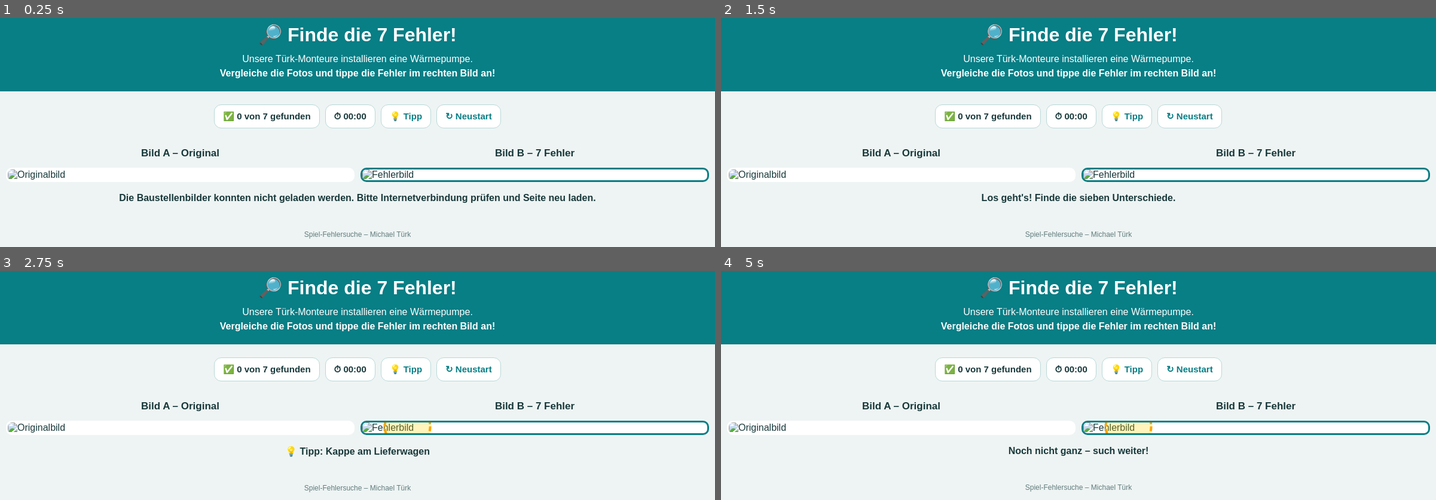
Above: before the commit, frames 1-4 (two rows, left to right).
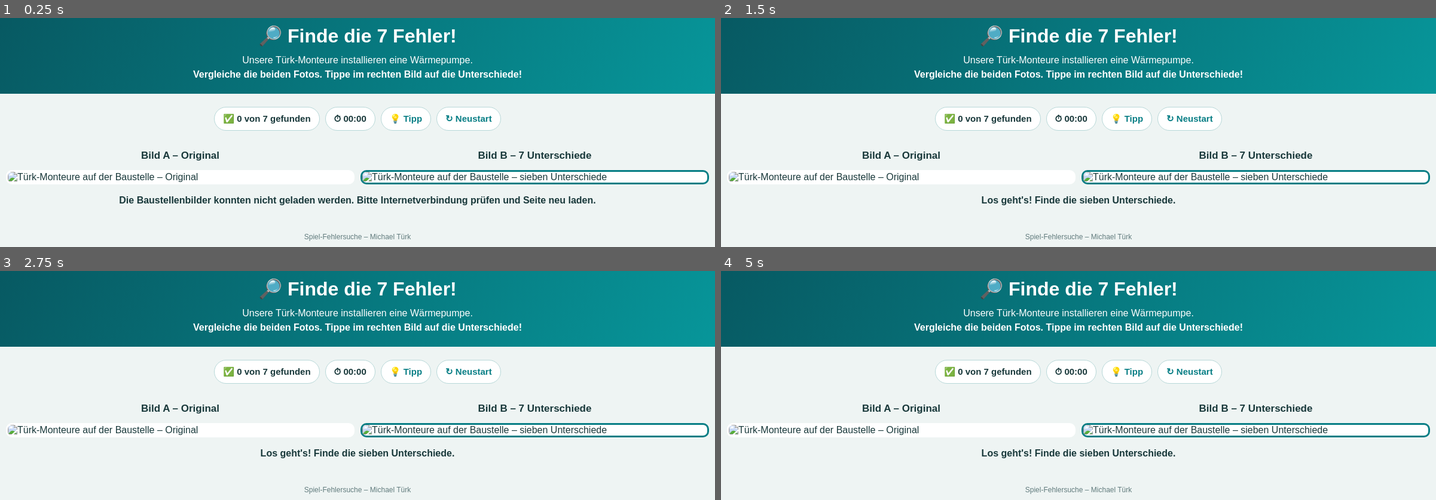
Above: after the commit, the same moments.

Repository: buerotuerk/Spiel-Fehlersuche
Game: browser game, page index.html
The game is run twice, just before and just after one commit, with the same random seed, the same clock (stepped at 60 frames per second) and the same inputs.
Inputs (mouse positions are in pixels of both pictures, inside the frame that each line leads up to; where the layout moved, square brackets give the same spot in the first picture):
- Up to frame 1 (0.25 s): no input
- Up to frame 2 (1.5 s): click "↻ Neustart" at 1.27 s
- Up to frame 3 (2.75 s): click (536, 431) [536, 426] at 1.87 s; click "💡 Tipp" at 2.02 s; click "💡 Tipp" at 2.47 s
- Up to frame 4 (5 s): click "↻ Neustart" at 3.07 s; click (1257, 431) [1257, 426] at 3.67 s; click "↻ Neustart" at 4.27 s; click "💡 Tipp" at 4.52 s; click (1257, 431) [1257, 426] at 4.87 s

The runs differ from the first frame. In frame 1, 14% of the frame differs, in the area x 0-100%, y 0-98%; in frame 2, 14%; in frame 3, 14%; in frame 4, 14%.

Commit message:
Update index.html

Diff:
--- a/index.html
+++ b/index.html
@@ -4,25 +4,51 @@
 <head>
 <meta charset="UTF-8">
 <meta name="viewport" content="width=device-width, initial-scale=1">
-<title>Spiel-Fehlersuche – Michael Türk</title>
-<meta name="description" content="Finde sieben Fehler auf der Türk-Baustelle.">
+
+<title>🔎 Spiel-Fehlersuche | Michael Türk</title>
+<meta name="description" content="Finde die 7 Fehler! Unsere Türk-Monteure installieren eine Wärmepumpe. Kannst du alle Unterschiede entdecken?">
+
+<meta property="og:type" content="website">
+<meta property="og:locale" content="de_DE">
+<meta property="og:site_name" content="Türk Spiel-Fehlersuche">
+<meta property="og:title" content="🔎 Hier das 7-Fehler-Spiel spielen!">
+<meta property="og:description" content="Unsere Türk-Monteure installieren eine Wärmepumpe. Finde die 7 Unterschiede und knacke das Rätsel!">
+<meta property="og:url" content="https://buerotuerk.github.io/Spiel-Fehlersuche/">
+
+<meta name="twitter:card" content="summary">
+<meta name="twitter:title" content="🔎 Spiel-Fehlersuche – Michael Türk">
+<meta name="twitter:description" content="Entdecke die 7 Fehler auf unserer Baustelle!">
+
 <style>
 * { box-sizing: border-box; }
+
 body {
   margin: 0;
-  font-family: Arial, sans-serif;
+  font-family: Arial, Helvetica, sans-serif;
   background: #eef4f3;
   color: #18383a;
 }
+
 header {
-  background: #087e85;
+  background: linear-gradient(120deg,#075962,#07969a);
   color: white;
   text-align: center;
-  padding: 18px 12px;
-}
+  padding: 20px 12px;
+}
+
 h1 { margin: 0 0 10px; }
-header p { margin: 0; line-height: 1.5; }
-main { max-width: 1600px; margin: auto; padding: 12px; }
+
+header p {
+  margin: 0;
+  line-height: 1.5;
+}
+
+main {
+  max-width: 1600px;
+  margin: auto;
+  padding: 12px;
+}
+
 .controls {
   display: flex;
   justify-content: center;
@@ -30,22 +56,39 @@
   gap: 9px;
   margin: 10px 0 18px;
 }
-.controls span, button {
+
+.controls span,
+button {
   background: white;
   border: 1px solid #b8d8d8;
-  border-radius: 12px;
+  border-radius: 20px;
   padding: 10px 14px;
   font-size: 15px;
   font-weight: bold;
 }
-button { cursor: pointer; color: #087e85; }
+
+button {
+  cursor: pointer;
+  color: #087e85;
+}
+
+button:hover {
+  background: #dff6f3;
+}
+
 .images {
   display: grid;
-  grid-template-columns: 1fr 1fr;
+  grid-template-columns: minmax(0,1fr) minmax(0,1fr);
   gap: 10px;
 }
+
 .panel { min-width: 0; }
-.panel h2 { text-align: center; font-size: 17px; }
+
+.panel h2 {
+  text-align: center;
+  font-size: 17px;
+}
+
 .picture {
   position: relative;
   border: 3px solid white;
@@ -53,13 +96,21 @@
   overflow: hidden;
   background: white;
 }
+
 .picture img {
   width: 100%;
   height: auto;
   display: block;
   pointer-events: none;
-}
-#right { border-color: #087e85; cursor: crosshair; }
+  user-select: none;
+}
+
+#right {
+  border-color: #087e85;
+  cursor: crosshair;
+  touch-action: manipulation;
+}
+
 .marker {
   position: absolute;
   transform: translate(-50%, -50%);
@@ -75,6 +126,7 @@
   place-items: center;
   pointer-events: none;
 }
+
 .hint {
   position: absolute;
   transform: translate(-50%, -50%);
@@ -85,22 +137,26 @@
   background: #ffd70044;
   pointer-events: none;
 }
+
 #status {
   text-align: center;
   font-weight: bold;
   margin: 18px 0;
 }
+
 #overlay {
   display: none;
   position: fixed;
   inset: 0;
   z-index: 9999;
-  background: #102d32cc;
+  background: #102d32dd;
   align-items: center;
   justify-content: center;
   padding: 20px;
 }
+
 #overlay.visible { display: flex; }
+
 .dialog {
   background: white;
   border-radius: 22px;
@@ -110,35 +166,56 @@
   width: 100%;
   box-shadow: 0 10px 45px #0005;
 }
+
 .dialog h2 {
   color: #078450;
-  font-size: 29px;
-}
+  font-size: 30px;
+}
+
 .dialog button {
   background: #087e85;
   color: white;
   padding: 14px 23px;
-}
+  border-radius: 12px;
+}
+
 footer {
   padding: 15px;
   text-align: center;
   color: #617b7d;
   font-size: 12px;
 }
+
 @media(max-width: 700px) {
+  header { padding: 13px 8px; }
+  h1 { font-size: 23px; }
+  header p { font-size: 13px; }
+
   main { padding: 5px; }
   .images { gap: 4px; }
-  .panel h2 { font-size: 13px; }
-  .picture { border-width: 2px; }
+  .panel h2 { font-size: 12px; }
+
+  .picture {
+    border-width: 2px;
+    border-radius: 6px;
+  }
+
   .controls { gap: 5px; }
-  .controls span, button {
+
+  .controls span,
+  button {
     padding: 8px 10px;
     font-size: 13px;
   }
-  .marker { border-width: 2px; font-size: 14px; }
+
+  .marker {
+    border-width: 2px;
+    font-size: 14px;
+  }
 }
 </style>
 </head>
+
 <body>
 
 <header>
@@ -146,8 +223,10 @@
   <p>
     Unsere Türk-Monteure installieren eine Wärmepumpe.
     <br>
-    <strong>Vergleiche die Fotos und tippe die Fehler
-    im rechten Bild an!</strong>
+    <strong>
+      Vergleiche die beiden Fotos.
+      Tippe im rechten Bild auf die Unterschiede!
+    </strong>
   </p>
 </header>
 
@@ -163,25 +242,26 @@
     <div class="panel">
       <h2>Bild A – Original</h2>
       <div class="picture">
-        <img id="imageA" alt="Originalbild">
+        <img id="imageA" alt="Türk-Monteure auf der Baustelle – Original">
       </div>
     </div>
+
     <div class="panel">
-      <h2>Bild B – 7 Fehler</h2>
+      <h2>Bild B – 7 Unterschiede</h2>
       <div class="picture" id="right">
-        <img id="imageB" alt="Fehlerbild">
+        <img id="imageB" alt="Türk-Monteure auf der Baustelle – sieben Unterschiede">
       </div>
     </div>
   </div>
 
-  <div id="status">
+  <div id="status" aria-live="polite">
     Lade die beiden Baustellenbilder ...
   </div>
 </main>
 
-<div id="overlay" role="dialog" aria-modal="true">
+<div id="overlay" role="dialog" aria-modal="true" aria-labelledby="congrats">
   <div class="dialog">
-    <h2>🎉 Jawohl, prima!</h2>
+    <h2 id="congrats">🎉 Jawohl, prima!</h2>
     <h3>Alle 7 Fehler gefunden!</h3>
     <p>Herzlichen Glückwunsch! 🏆</p>
     <p id="result"></p>
@@ -194,33 +274,39 @@
 </footer>
 
 <script>
+"use strict";
+
+// Die beiden Fotos werden aus der gesicherten
+// Originalversion des GitHub-Projekts geladen.
 const source =
- "https://raw.githubusercontent.com/" +
- "buerotuerk/Spiel-Fehlersuche/" +
- "8593dee4e03fa2daf7dd8bc3d0b6c7f0ea8b3870/" +
- "index.html";
-
-const W = 1448, H = 1086;
+  "https://raw.githubusercontent.com/" +
+  "buerotuerk/Spiel-Fehlersuche/" +
+  "8593dee4e03fa2daf7dd8bc3d0b6c7f0ea8b3870/" +
+  "index.html";
+
+const W = 1448;
+const H = 1086;
 
 const spots = [
-  {x:190,y:380,label:"Kappe am Lieferwagen"},
-  {x:550,y:382,label:"Bauhelm"},
-  {x:991,y:380,label:"Kappe beim Träger"},
-  {x:822,y:768,label:"Wasserwaage"},
-  {x:1267,y:776,label:"Werkzeugkasten"},
-  {x:1253,y:157,label:"Hutband"},
-  {x:1006,y:937,label:"Absperrkegel"}
+  {x:190,  y:380, label:"Kappe am Lieferwagen"},
+  {x:550,  y:382, label:"Bauhelm"},
+  {x:991,  y:380, label:"Kappe beim Träger"},
+  {x:822,  y:768, label:"Wasserwaage"},
+  {x:1267, y:776, label:"Werkzeugkasten"},
+  {x:1253, y:157, label:"Hutband"},
+  {x:1006, y:937, label:"Absperrkegel"}
 ];
 
 let found = new Set();
 let startTime = 0;
 let timer = null;
 let done = false;
+let picturesReady = false;
 
 const $ = id => document.getElementById(id);
 
 function formatTime(ms) {
-  let s = Math.floor(ms / 1000);
+  const s = Math.floor(ms / 1000);
   return String(Math.floor(s / 60)).padStart(2,"0")
     + ":" + String(s % 60).padStart(2,"0");
 }
@@ -244,13 +330,17 @@
   circle.className = className;
   circle.style.left = (p.x / W * 100) + "%";
   circle.style.top = (p.y / H * 100) + "%";
-  if (className === "marker") circle.textContent = "✓";
+
+  if (className === "marker") {
+    circle.textContent = "✓";
+  }
+
   $("right").appendChild(circle);
   return circle;
 }
 
 $("right").addEventListener("click", event => {
-  if (done || !$("imageB").complete) return;
+  if (done || !picturesReady) return;
 
   const rect = $("imageB").getBoundingClientRect();
   if (!rect.width || !rect.height) return;
@@ -258,6 +348,8 @@
   const x = (event.clientX - rect.left) * W / rect.width;
   const y = (event.clientY - rect.top) * H / rect.height;
 
+  if (x < 0 || y < 0 || x > W || y > H) return;
+
   begin();
 
   let hit = -1;
@@ -265,8 +357,10 @@
 
   spots.forEach((p,i) => {
     if (found.has(i)) return;
+
     const distance =
       ((x-p.x)/68)**2 + ((y-p.y)/68)**2;
+
     if (distance < 1 && distance < best) {
       best = distance;
       hit = i;
@@ -281,6 +375,7 @@
 
   found.add(hit);
   addMarker(spots[hit], "marker");
+
   $("counter").textContent =
     "✅ " + found.size + " von 7 gefunden";
 
@@ -291,14 +386,17 @@
     done = true;
     updateClock();
     clearInterval(timer);
+
     $("result").textContent =
       "Deine Zeit: " + formatTime(Date.now()-startTime);
+
     $("overlay").classList.add("visible");
   }
 });
 
 function showHint() {
-  if (done) return;
+  if (done || !picturesReady) return;
+
   const i = spots.findIndex((p,j) => !found.has(j));
   if (i < 0) return;
 
@@ -306,6 +404,7 @@
     .forEach(el => el.remove());
 
   const mark = addMarker(spots[i], "hint");
+
   $("status").textContent =
     "💡 Tipp: " + spots[i].label;
 
@@ -316,25 +415,38 @@
   found.clear();
   done = false;
   startTime = 0;
+
   clearInterval(timer);
+
   $("right").querySelectorAll(".marker,.hint")
     .forEach(el => el.remove());
-  $("counter").textContent = "✅ 0 von 7 gefunden";
+
+  $("counter").textContent =
+    "✅ 0 von 7 gefunden";
+
   $("clock").textContent = "⏱ 00:00";
+
   $("status").textContent =
     "Los geht's! Finde die sieben Unterschiede.";
+
   $("overlay").classList.remove("visible");
 }
 
 async function loadPictures() {
   try {
     const response = await fetch(source);
-    if (!response.ok) throw Error("Fotoquelle fehlt");
+
+    if (!response.ok) {
+      throw Error("Fotoquelle fehlt");
+    }
 
     const html = await response.text();
+
     const oldPage = new DOMParser()
       .parseFromString(html, "text/html");
-    const images = oldPage.querySelectorAll(".images img");
+
+    const images =
+      oldPage.querySelectorAll(".images img");
 
     if (images.length < 2) {
       throw Error("Nicht beide Fotos gefunden");
@@ -342,8 +454,17 @@
 
     $("imageA").src = images[0].src;
     $("imageB").src = images[1].src;
+
+    await Promise.all([
+      $("imageA").decode(),
+      $("imageB").decode()
+    ]);
+
+    picturesReady = true;
+
     $("status").textContent =
       "Los geht's! Finde die sieben Unterschiede.";
+
   } catch (error) {
     $("status").textContent =
       "Die Baustellenbilder konnten nicht geladen werden. " +
@@ -353,5 +474,6 @@
 
 loadPictures();
 </script>
+
 </body>
 </html>
